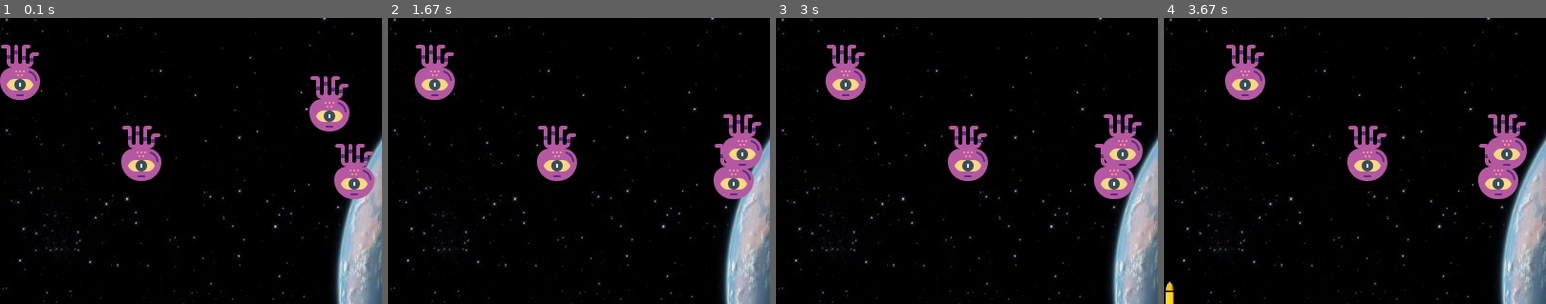
Above: before the commit, frames 1-4 (left to right).
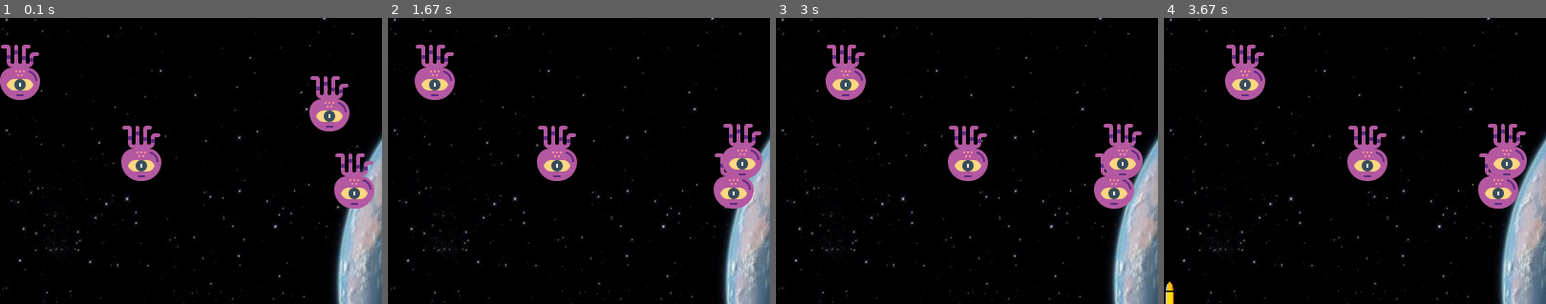
Above: after the commit, the same moments.

Repository: supersaiyane/mypython
Game: pygame game, started from spaceship_pygame/main.py
The game is run twice, just before and just after one commit, with the same random seed, the same clock (stepped at 60 frames per second) and the same inputs.
Inputs:
- Up to frame 1 (0.1 s): no input
- Up to frame 2 (1.67 s): tap Space at 0.33, 0.73, 1.03, 1.23, 1.53 s; hold Right 0.67-1.13 s; hold Right 1.17-1.63 s
- Up to frame 3 (3 s): hold Left 1.67-2.2 s; tap Space at 1.73, 2.03, 2.3, 2.6, 2.73 s; hold Left 2.23-2.63 s; hold Right from 2.67 s (still down)
- Up to frame 4 (3.67 s): tap Space at 3.03, 3.4 s; release Right at 3.3 s; hold Left from 3.33 s (still down)
The pictures show only the part of the screen within x 50-100%, y 6-56%; the shares and areas given below are measured in that part.

The runs differ from the first frame. In frame 1, 1.4% of the frame differs, in the area x 87-98%, y 44-67%; in frame 2, 2.2%; in frame 3, 2.2%; in frame 4, 2.2%, in the area x 82-95%, y 33-67%.

Commit message:
completed the game

Diff:
--- a/spaceship_pygame/main.py
+++ b/spaceship_pygame/main.py
@@ -1,6 +1,7 @@
 import pygame
 import random
 import math
+from pygame import mixer
 
 #initialize the pygame
 pygame.init();
@@ -9,15 +10,19 @@
 screen = pygame.display.set_mode((800,600))
 
 #background
-background = pygame.image.load('galaxy.jpg')
+background = pygame.image.load('spaceship_pygame\\galaxy.jpg')
+
+#background sound
+mixer.music.load('spaceship_pygame\\background.wav')
+mixer.music.play(-1)
 
 #Title and Icon
-pygame.display.set_caption("Space Invaders")
-icon = pygame.image.load('ufo.png')
+pygame.display.set_caption("spaceship_pygame\\Space Invaders")
+icon = pygame.image.load('spaceship_pygame\\ufo.png')
 pygame.display.set_icon(icon)
 
 #player
-playerImg = pygame.image.load('spaceship.png')
+playerImg = pygame.image.load('spaceship_pygame\\spaceship.png')
 playerX=370
 playerY=480
 playerX_change=0
@@ -40,16 +45,16 @@
 num_of_enemies=6
 
 for i in range(num_of_enemies):
-    enemyImg.append(pygame.image.load('enemy.png'))
+    enemyImg.append(pygame.image.load('spaceship_pygame\\enemy.png'))
     enemyX.append(random.randint(0,735))
     enemyY.append(random.randint(50,150))
     enemyX_change.append(0.3)
-    enemyY_change.append(40)
-
-
-
-#bullet
-bulletImg = pygame.image.load('bullet.png')
+    enemyY_change.append(50)
+
+
+
+#single bullet
+bulletImg = pygame.image.load('spaceship_pygame\\bullet.png')
 bulletX=0
 bulletY=480
 bulletX_change=0
@@ -58,15 +63,23 @@
 #fire = bullet is moving
 bullet_state="ready"
 
-#score
+
+#score font
 scoreValue = 0
 font =  pygame.font.Font('freesansbold.ttf',32)
 textX=10
 textY=10
 
+#Game over font
+over_font = pygame.font.Font('freesansbold.ttf',64)
+
 def showScore(x,y):
     score = font.render("Score : " + str(scoreValue),True,(255,255,255))
     screen.blit(score,(x,y))
+
+def game_over_text():
+    over_text = over_font.render("GAME OVER",True,(255,255,255))
+    screen.blit(over_text,(200,250))
 
 def player(x,y):
     screen.blit(playerImg,(x,y))
@@ -93,9 +106,7 @@
     else:
         return False
 
-def reEngaegEnemy():
-    enemyX=random.randint(0,735)
-    enemyY=random.randint(50,150)
+
 
 #game loop
 running= True
@@ -121,6 +132,9 @@
                 playerX_change = 0.3
             if event.key == pygame.K_SPACE:
                 if bullet_state is "ready":
+                    bullet_Sound = mixer.Sound('spaceship_pygame//laser.wav')
+                    bullet_Sound.play()
+                    mixer.Sound
                     #get the current x coordinate of spaceship
                     bulletX = playerX
                     fire_bullet(bulletX,bulletY)
@@ -147,6 +161,14 @@
 
     #setting boundries for multiple enmy
     for i in range(num_of_enemies):
+
+        #game over
+        if enemyY[i] > 420:
+            for j in range(num_of_enemies):
+                enemyY[j] = 2000
+            game_over_text()
+            break
+
         enemyX[i] += enemyX_change[i]
         if enemyX[i] <= 0:
             enemyX_change[i] = 0.1
@@ -158,6 +180,8 @@
         #collision for multiple enemy
         collision = isCollision(enemyX[i],enemyY[i],bulletX,bulletY)
         if collision:
+            explosion_Sound = mixer.Sound('spaceship_pygame//explosion.wav')
+            explosion_Sound.play()
             bulletY = 480
             bullet_state = "ready"
             scoreValue += 1
